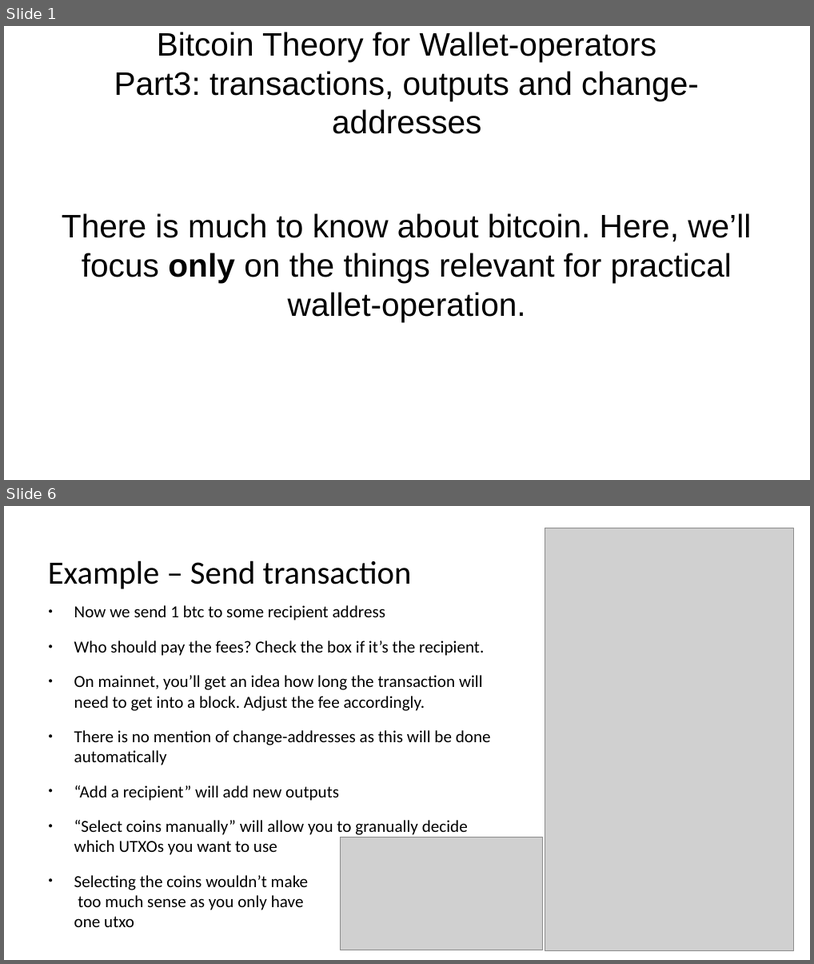
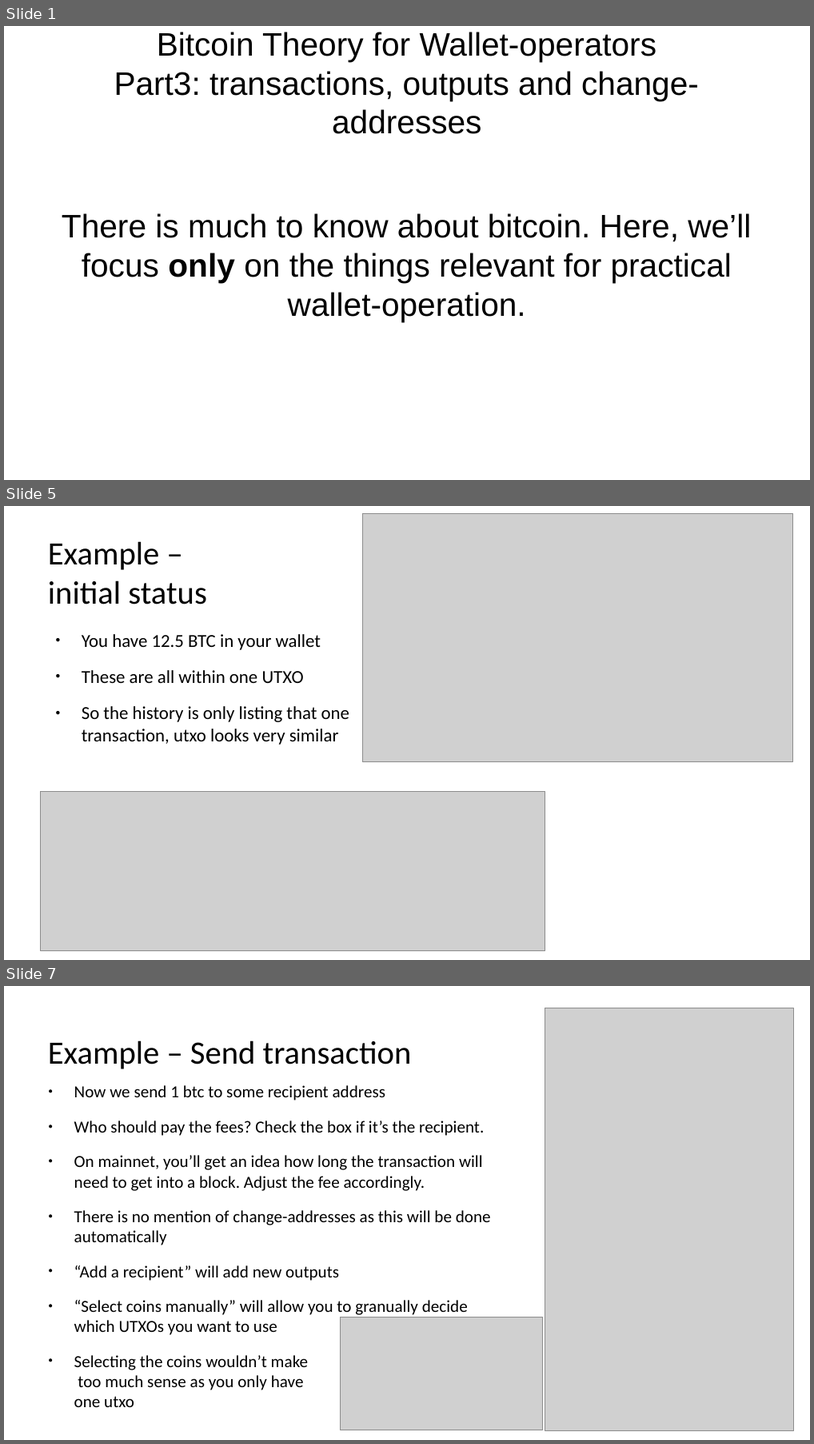
Before and after one commit to cryptoadvance/specter-education, a slide deck: content/bitcoin101/03_bitcoin-theory-outputs-changeaddresses.odp. Shown one above the other, each under a label of ours: slides 1 and 6 before the commit, slides 1, 5 and 7 after it; the slides between them are not shown. The pictures are 814x964 and 814x1444 pixels, drawn with LibreOffice and Linux fonts; fonts in the diff are those of the drawing; grey boxes stand for pictures. Boxes give left, top, right and bottom in pixels: in the first picture for what was removed or moved away, otherwise in the second. Text is boxed around its words. In the diff, an @@ line names an element or a change of style, - is before the commit and + after.

```diff
--- a/content/bitcoin101/03_bitcoin-theory-outputs-changeaddresses.odp
+++ b/content/bitcoin101/03_bitcoin-theory-outputs-changeaddresses.odp
@@ slide 5 added at (4, 506, 810, 960), background #FFFFFF @@
@@ picture added at (362, 513, 794, 762) @@
@@ title added at (48, 541, 207, 604), 32 pt, text #000000 @@
+Example –
+initial status
@@ text added at (82, 634, 350, 744), 18 pt, text #000000 @@
+● You have 12.5 BTC in your wallet
+● These are all within one UTXO
+● So the history is only listing that one transaction, utxo looks very similar
@@ picture added at (41, 792, 546, 951) @@
@@ what was slide 6 is now slide 7 @@
```
Also in this commit, not shown: 4 slides changed, 1 other slide added, 1 slide removed, 3 other files.
